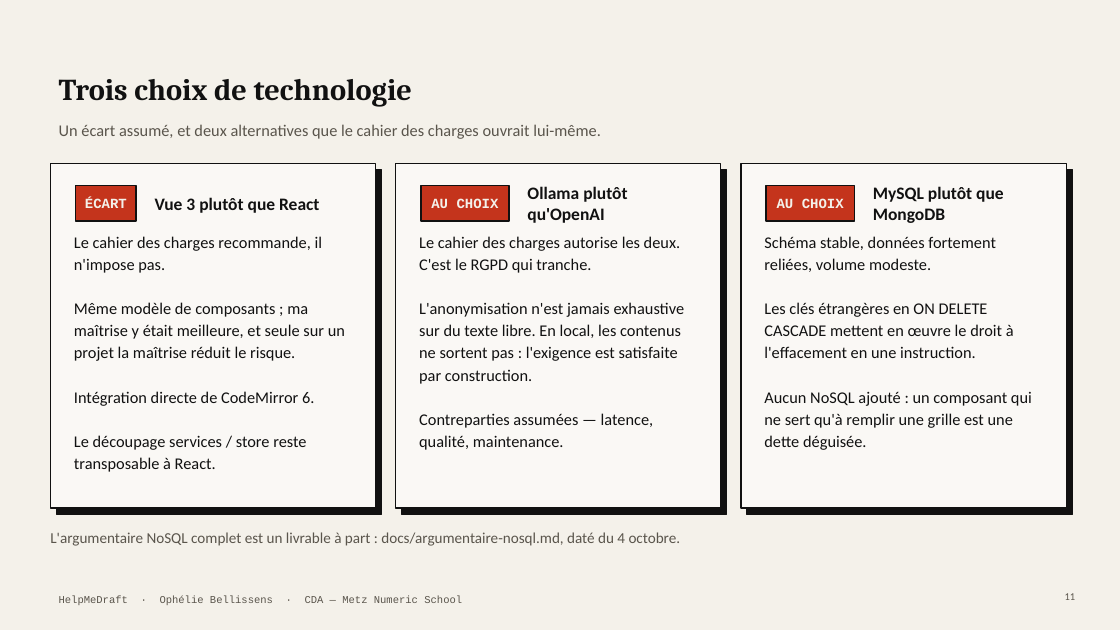
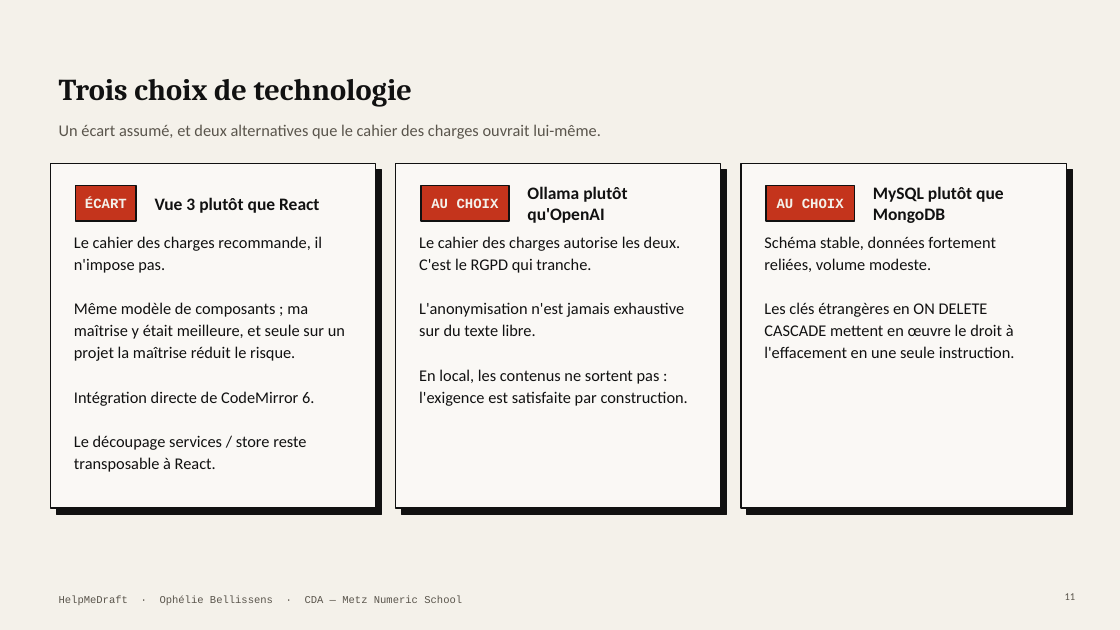
Before and after one commit to Equinoxya/HelpMeDraft---projet-fil-rouge, a slide deck: slide 11 of docs/Soutenance-HelpMeDraft.pptx. Drawn at 1120x630 pixels with LibreOffice and Linux fonts; fonts in the diff are those of the drawing. Boxes give left, top, right and bottom in pixels: in the first picture for what was removed or moved away, otherwise in the second. Text is boxed around its words. In the diff, an @@ line names an element or a change of style, - is before the commit and + after.

```diff
--- a/docs/Soutenance-HelpMeDraft.pptx
+++ b/docs/Soutenance-HelpMeDraft.pptx
@@ text at <box>419,302,688,406</box>: text changed @@
-L'anonymisation n'est jamais exhaustive sur du texte libre. En local, les contenus ne sortent pas : l'exigence est satisfaite par construction.
-Contreparties assumées — latence, qualité, maintenance.
+L'anonymisation n'est jamais exhaustive sur du texte libre.
+En local, les contenus ne sortent pas : l'exigence est satisfaite par construction.
@@ text at <box>764,302,1015,358</box>: text changed @@
-Les clés étrangères en ON DELETE CASCADE mettent en œuvre le droit à l'effacement en une instruction.
-Aucun NoSQL ajouté : un composant qui ne sert qu'à remplir une grille est une dette déguisée.
+Les clés étrangères en ON DELETE CASCADE mettent en œuvre le droit à l'effacement en une seule instruction.
@@ text removed at <box>50,532,681,546</box> @@
-L'argumentaire NoSQL complet est un livrable à part : docs/argumentaire-nosql.md, daté du 4 octobre.
```
Also in this commit, not shown: 4 other slides changed, 6 other files.
